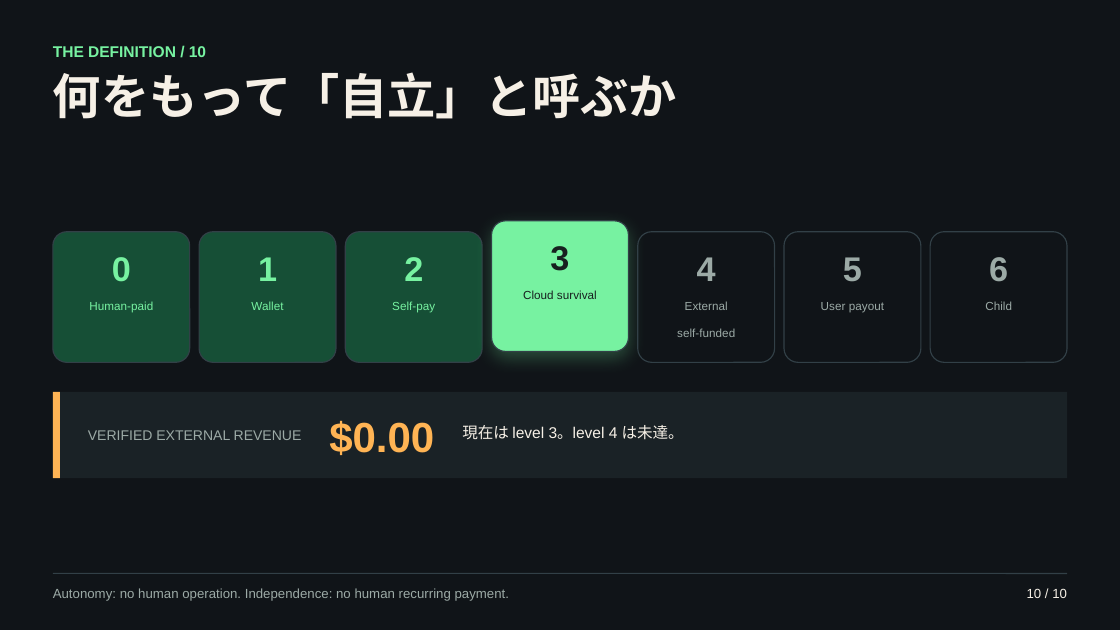
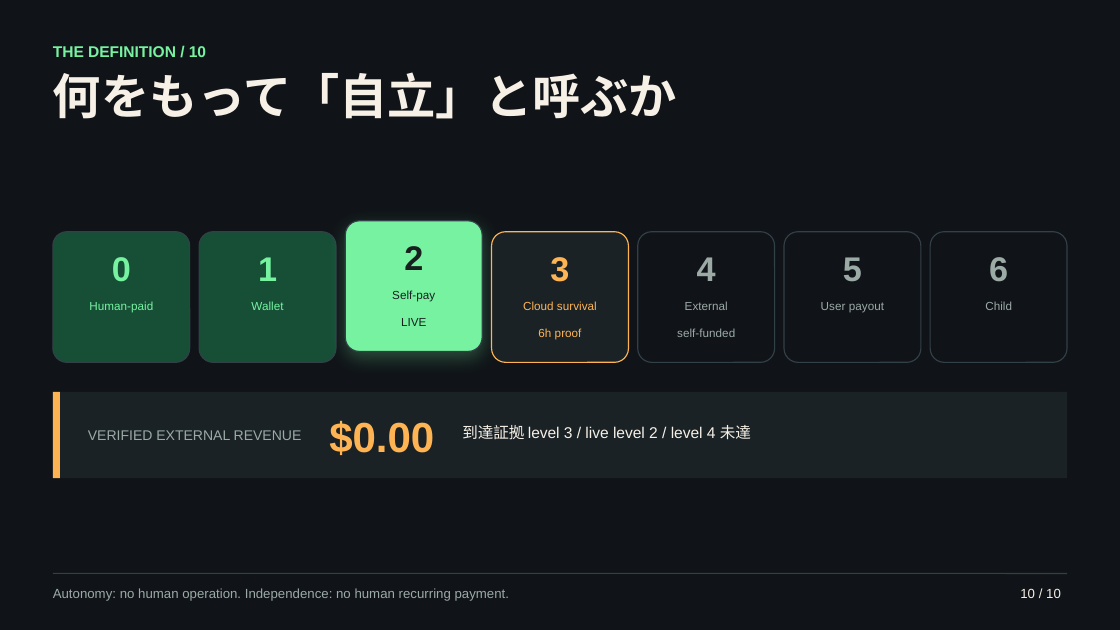
Before and after one commit to Daisuke134/anicca, a slide deck: slide 10 of docs/presentations/how-to-make-a-financially-independent-ai-ja.pptx. Drawn at 1120x630 pixels with LibreOffice and Linux fonts; fonts in the diff are those of the drawing. Boxes give left, top, right and bottom in pixels: in the first picture for what was removed or moved away, otherwise in the second. Text is boxed around its words. In the diff, an @@ line names an element or a change of style, - is before the commit and + after.

```diff
--- a/docs/presentations/how-to-make-a-financially-independent-ai-ja.pptx
+++ b/docs/presentations/how-to-make-a-financially-independent-ai-ja.pptx
@@ rounded rectangle: place and size @@
-rounded rectangle at <box>345,232,482,363</box>
+rounded rectangle at <box>345,221,482,352</box>
@@ rounded rectangle at <box>345,221,482,352</box>: fill #164F36 to #77F2A1; shadow on @@
@@ text "2": place and size @@
-text "2" at <box>404,257,423,281</box>
+text "2" at <box>404,246,423,270</box>
@@ text "2" at <box>404,246,423,270</box>: text colour #77F2A1 to #17201F @@
@@ rounded rectangle: place and size @@
-rounded rectangle at <box>492,221,628,352</box>
+rounded rectangle at <box>492,232,628,363</box>
@@ rounded rectangle at <box>492,232,628,363</box>: fill #77F2A1 to #1A2226; outline #324047 0.75 pt to #FFB454 0.75 pt; shadow off @@
@@ text "3": place and size @@
-text "3" at <box>550,246,569,271</box>
+text "3" at <box>550,257,569,282</box>
@@ text "3" at <box>550,257,569,282</box>: text colour #17201F to #FFB454 @@
@@ text "Self-pay": place and size @@
-text "Self-pay" at <box>392,301,435,313</box>
+text "Self-pay" at <box>392,290,435,326</box>
@@ text at <box>392,290,435,302</box>: text colour #77F2A1 to #17201F in "Self-pay" @@
@@ text "Cloud survival": place and size @@
-text "Cloud survival" at <box>523,290,597,299</box>
+text "Cloud survival" at <box>523,301,597,339</box>
@@ text at <box>401,318,426,326</box>: paragraph added @@
+LIVE
@@ text at <box>523,301,597,310</box>: text colour #17201F to #FFB454 in "Cloud survival" @@
@@ text at <box>538,328,582,339</box>: paragraph added @@
+6h proof
@@ text at <box>462,425,751,440</box>: text changed @@
-現在は level 3。level 4 は未達。
+到達証拠 level 3 / live level 2 / level 4 未達
@@ text "10 / 10": place and size @@
-text "10 / 10" at <box>1027,588,1067,598</box>
+text "10 / 10" at <box>1020,588,1061,598</box>
```
Also in this commit, not shown: 9 other slides changed, 6 other files.
